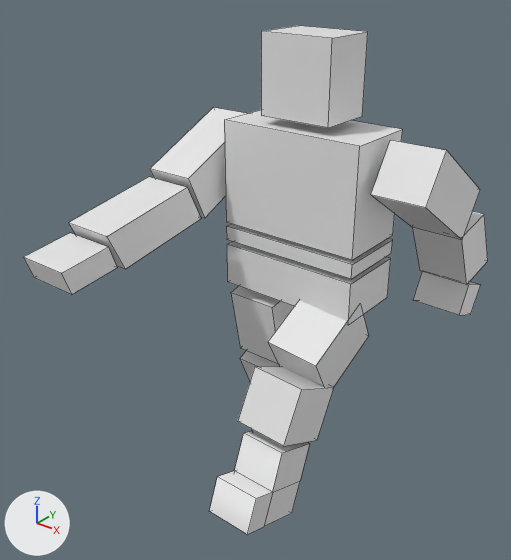
What one commit did to the OBJ model Assets/Models/POne/POne2.obj.
The view is the same before and after, from a 50 mm lens placed at (4.98, -7.17, 7.41), pointed at (-0.29, -0.59, 3.33). Every picture has the same lights, and +X, +Y and +Z are marked at lower left. Mesh edges are drawn as thin lines. Where no turn or scale is listed for an object, it has been applied to the vertices.

In view in the first picture: 'POne2'.
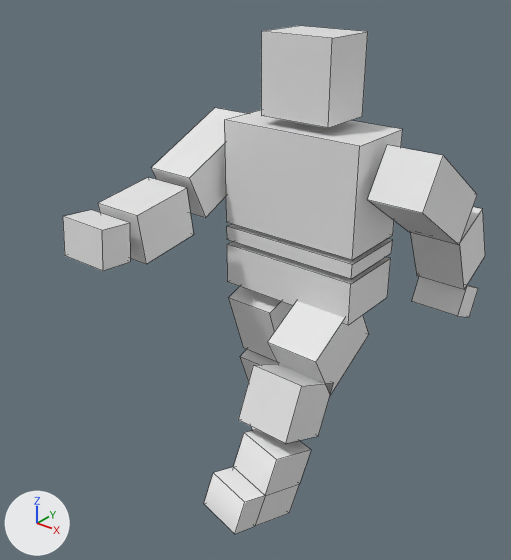
Where the change shows, as pixel boxes [x1, y1, x2, y2] in the pictures (511 x 560 px; the box of a moved part takes in the faces that stretch with it):
'POne2', reshaped (9% narrower): before [24, 26, 488, 534]; after [63, 26, 485, 534]
part 1 of me_pone2, moved or reshaped: before [238, 366, 334, 446]; after [238, 364, 333, 443]
part 2 of me_pone2, moved or reshaped: before [231, 286, 294, 364]; after [229, 287, 293, 362]
part 3 of me_pone2, moved or reshaped: before [210, 430, 309, 534]; after [204, 429, 311, 534]
part 4 of me_pone2, moved or reshaped: before [371, 140, 480, 240]; after [367, 145, 477, 245]
part 5 of me_pone2, moved or reshaped: before [268, 300, 369, 387]; after [267, 301, 369, 395]
part 6 of me_pone2, moved or reshaped: before [24, 177, 201, 294]; after [63, 177, 194, 271]
part 7 of me_pone2, moved or reshaped: before [413, 212, 488, 315]; after [410, 207, 485, 317]

What the commit changed:
me_pone2 is used by ob_pone2; location (0.0, 0.0, 0.0).
me_pone2 had 142 vertices, 109 faces and spanned x -1.81..1.83, y -2.99..2.03, z -0.09..6.39.
me_pone2 now has 142 vertices, 109 faces and spans x -1.81..1.82, y -2.42..1.89, z -0.15..6.39.
me_pone2 part 1: the loose piece of 8 vertices spanning x 0.19..0.97, y -1.57..-0.51, z 1.47..2.49 is multiplied about its middle by the matrix ((1.0, -0.027, -0.016), (0.027, 0.999, -0.018), (0.016, 0.017, 1.0)), then moved by (0.0, 0.0, 0.05).
me_pone2 part 2: the loose piece of 8 vertices spanning x -0.97..-0.22, y -0.3..0.68, z 1.79..2.96 is turned 7.3 degrees about the x axis through its middle.
me_pone2 part 3: the loose piece of 16 vertices spanning x 0.26..0.88, y -2.21..-0.91, z 0.49..1.65 is multiplied about its middle by the matrix ((0.981, 0.182, 0.067), (-0.176, 0.98, -0.091), (-0.083, 0.077, 0.994)), then moved by (-0.02, -0.03, 0.02).
me_pone2 part 4: the loose piece of 8 vertices spanning x 1.12..1.82, y -0.22..1.34, z 3.94..5.28 is moved by (0.0, -0.07, -0.04).
me_pone2 part 5: the loose piece of 8 vertices spanning x 0.15..1.0, y -0.97..0.34, z 1.98..3.25 is multiplied about its middle by the matrix ((0.997, -0.008, -0.082), (0.01, 1.0, 0.026), (0.082, -0.027, 0.996)), then moved by (0.0, -0.01, 0.01).
me_pone2 part 6: 16 of 142 vertices moved; they spanned x -1.81..-1.1, y -2.99..-0.73, z 3.77..4.53 and now span x -1.81..-1.1, y -2.42..-0.88, z 3.73..4.53; mean shift (0.0, 0.29, 0.06); largest move (-1.1, -2.99, 4.07) -> (-1.11, -2.38, 4.39).
me_pone2 part 7: 16 of 142 vertices moved; they spanned x 1.11..1.83, y 0.94..2.03, z 2.56..4.12 and now span x 1.12..1.82, y 0.91..1.89, z 2.54..4.2; mean shift (0.0, -0.07, 0.01); largest move (1.12, 2.03, 3.28) -> (1.12, 1.89, 3.4).
